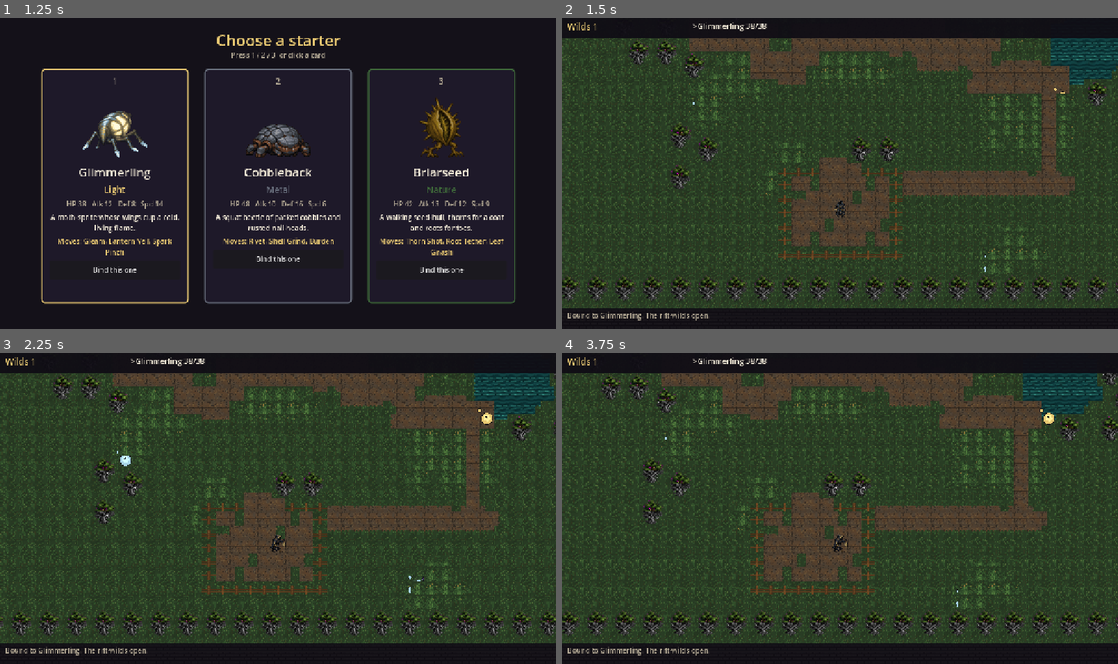
Above: before the commit, frames 1-4 (two rows, left to right).
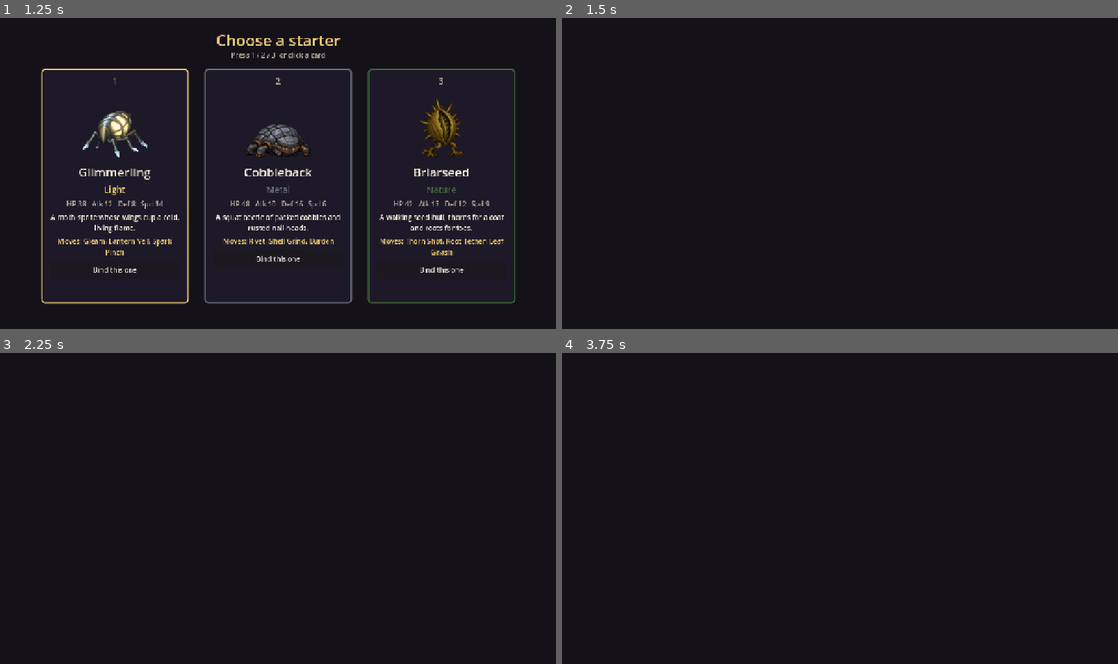
Above: after the commit, the same moments.

Repository: Ghostknife99/wyrdling
Game: Godot game, scene res://main.tscn
The game is run twice, just before and just after one commit, with the same random seed, the same clock (stepped at 60 frames per second) and the same inputs.
Inputs (mouse positions are in pixels of both pictures, inside the frame that each line leads up to):
- Up to frame 1 (1.25 s): click "Begin a Run" at 0.5 s
- Up to frame 2 (1.5 s): click "Bind this one" at 1.25 s
- Up to frame 3 (2.25 s): tap Enter (ui_accept) at 2 s; move the mouse to (400, 492) at 2.02 s; hold Right from 2.03 s (still down); tap Keypad Enter at 2.1 s; click (400, 492) at 2.17 s
- Up to frame 4 (3.75 s): tap Enter (ui_accept) at 2.27, 2.75, 3.5 s; release Right at 2.75 s; drag from (728, 524) to (812, 570) at 2.77 s; move the mouse to (895, 440) at 3.52 s; hold Right from 3.53 s (still down); tap 1 at 3.6 s

Frame 1 is identical in both runs. In frame 2, 85% of the frame differs, in the area x 0-100%, y 1-98%; in frame 3, 85%; in frame 4, 85%.
Error after the commit: Parse Error: Identifier "role" not declared in the current scope. (res://src/dungeon/dungeon.gd:201)

Commit message:
Use Arthur's uncommon Storm batch creature art.

Diff:
--- a/src/autoload/game_state.gd
+++ b/src/autoload/game_state.gd
@@ -157,7 +157,20 @@
 	if grid.is_empty():
 		return false
 	var t: int = int(grid[p.y][p.x])
-	return t == 1 or t == 2 or t == 3 or t == 5
+	if not (t == 1 or t == 2 or t == 3 or t == 5):
+		return false
+	return not prop_blocks(p)
+
+
+func prop_blocks(p: Vector2i) -> bool:
+	for f in fence:
+		if f["pos"] == p:
+			return true
+	for nw in trees:
+		var tpos: Vector2i = nw
+		if p.x >= tpos.x and p.x <= tpos.x + 1 and p.y >= tpos.y and p.y <= tpos.y + 1:
+			return true
+	return false
 
 
 func occupied_by_wild(p: Vector2i, skip: int = -1) -> bool:
--- a/src/dungeon/dungeon.gd
+++ b/src/dungeon/dungeon.gd
@@ -185,7 +185,6 @@
 		for x in gw:
 			var t: int = int(GameState.grid[y][x])
 			var dest := Rect2(x * TILE, y * TILE, TILE, TILE)
-			var role := _tree_role(x, y)
 			match t:
 				CLIFF:
 					_blit("cliff", dest)
@@ -216,11 +215,6 @@
 			if t == GRASS or t == PATH or t == TALLGRASS or t == STAIRS:
 				_draw_cliff_top(x, y, dest)
 
-	for nw in GameState.trees:
-		var tp: Vector2i = nw
-		_blit("tree_sw", Rect2(tp.x * TILE, (tp.y + 1) * TILE, TILE, TILE))
-		_blit("tree_se", Rect2((tp.x + 1) * TILE, (tp.y + 1) * TILE, TILE, TILE))
-
 	# 2. Fence deco from map_gen kinds (h/v/post + yard corners)
 	for f in GameState.fence:
 		_draw_fence_kind(f["pos"], str(f["kind"]))
@@ -375,12 +369,6 @@
 
 
 func _draw_tree_canopy(tp: Vector2i) -> void:
-	var nw_tex: Texture2D = _ow("tree_nw")
-	var ne_tex: Texture2D = _ow("tree_ne")
-	if nw_tex and ne_tex:
-		draw_texture_rect(nw_tex, Rect2(tp.x * TILE, tp.y * TILE, TILE, TILE), false)
-		draw_texture_rect(ne_tex, Rect2((tp.x + 1) * TILE, tp.y * TILE, TILE, TILE), false)
-		return
 	var tree_tex: Texture2D = _ow("tree")
 	if tree_tex:
 		draw_texture_rect(tree_tex, Rect2(tp.x * TILE, tp.y * TILE, TILE * 2, TILE * 2), false)
--- a/src/dungeon/map_gen.gd
+++ b/src/dungeon/map_gen.gd
@@ -47,17 +47,17 @@
 	var fence: Array = []
 	var south_y: int = cy + ch - 1
 	var east_x: int = cx + cw - 1
-	_stamp_fence(grid, fence, Vector2i(cx, cy), width, height)
-	_stamp_fence(grid, fence, Vector2i(east_x, cy), width, height)
-	_stamp_fence(grid, fence, Vector2i(cx, south_y), width, height)
-	_stamp_fence(grid, fence, Vector2i(east_x, south_y), width, height)
+	_stamp_fence(grid, fence, Vector2i(cx, cy), width, height, "nw")
+	_stamp_fence(grid, fence, Vector2i(east_x, cy), width, height, "ne")
+	_stamp_fence(grid, fence, Vector2i(cx, south_y), width, height, "sw")
+	_stamp_fence(grid, fence, Vector2i(east_x, south_y), width, height, "se")
 	for y in range(cy + 1, south_y):
-		_stamp_fence(grid, fence, Vector2i(cx, y), width, height)
-		_stamp_fence(grid, fence, Vector2i(east_x, y), width, height)
+		_stamp_fence(grid, fence, Vector2i(cx, y), width, height, "v")
+		_stamp_fence(grid, fence, Vector2i(east_x, y), width, height, "v")
 	for x in range(cx + 1, east_x):
-		_stamp_fence(grid, fence, Vector2i(x, south_y), width, height)
+		_stamp_fence(grid, fence, Vector2i(x, south_y), width, height, "h")
 		if x != opening.x and absi(x - opening.x) > 1:
-			_stamp_fence(grid, fence, Vector2i(x, cy), width, height)
+			_stamp_fence(grid, fence, Vector2i(x, cy), width, height, "h")
 
 	grid[start.y][start.x] = DIRT
 	grid[opening.y][opening.x] = DIRT
@@ -184,14 +184,14 @@
 	return x >= 2 and y >= 2 and x < width - 2 and y < height - 2
 
 
-static func _stamp_fence(grid: Array, fence: Array, pos: Vector2i, width: int, height: int) -> void:
+static func _stamp_fence(grid: Array, fence: Array, pos: Vector2i, width: int, height: int, kind: String = "post") -> void:
 	if not _inner(pos.x, pos.y, width, height):
 		return
 	grid[pos.y][pos.x] = FENCE
 	for f in fence:
 		if f["pos"] == pos:
 			return
-	fence.append({"pos": pos, "kind": "post"})
+	fence.append({"pos": pos, "kind": kind})
 
 
 static func _blocked_prop(p: Vector2i, trees: Array) -> bool:
--- a/src/smoke/capture_gameplay.gd
+++ b/src/smoke/capture_gameplay.gd
@@ -36,7 +36,7 @@
 
 	var parked: Array = gs.wilds
 	gs.wilds = []
-	_pan_along_dirt(dungeon, 18)
+	_pan_along_dirt(dungeon, 15)
 	await _wait_frames(10)
 	await _capture_pair()
 	print("player_pos=", gs.player_pos, " stairs=", gs.stairs_pos)
@@ -127,6 +127,14 @@
 				found = true
 		if not found or best == from:
 			break
+		if best.x > from.x:
+			dungeon.last_dir = "right"
+		elif best.x < from.x:
+			dungeon.last_dir = "left"
+		elif best.y < from.y:
+			dungeon.last_dir = "up"
+		else:
+			dungeon.last_dir = "down"
 		gs.player_pos = best
 	if dungeon.has_method("_refresh"):
 		dungeon._refresh()
--- a/src/smoke/smoke_test.gd
+++ b/src/smoke/smoke_test.gd
@@ -67,12 +67,14 @@
 	failed += _expect(wc >= 4 and wc <= 8, "4-8 wilds (got %d)" % wc)
 	failed += _expect(gs.wild_at(gs.player_pos) < 0, "no wild on player")
 	failed += _expect(_no_legend_myth(gs, db), "floor 1 wilds exclude legendary/mythical")
-	failed += _expect(gs.MAP_W > 40 and gs.MAP_H > 21, "map larger than 40x21 (got %dx%d)" % [gs.MAP_W, gs.MAP_H])
+	failed += _expect(gs.MAP_W == 64 and gs.MAP_H == 48, "map 64x48 (got %dx%d)" % [gs.MAP_W, gs.MAP_H])
 	failed += _expect(_has_tile(gs, 5), "TALLGRASS on floor 1")
 	failed += _expect(_has_tile(gs, 3), "PATH on floor 1")
 	failed += _expect(_has_tile(gs, 4), "water on floor 1")
 	failed += _expect(gs.player_pos != gs.stairs_pos, "start != stairs")
 	failed += _expect(_path_exists(gs), "walkable path from start to stairs")
+	failed += _expect(gs.trees.size() > 0, "trees placed (got %d)" % gs.trees.size())
+	failed += _expect(_fence_corners(gs), "fence yard corners nw/ne/sw/se")
 
 	gs.descend()
 	var wc2: int = gs.wilds.size()
@@ -161,6 +163,13 @@
 	return false
 
 
+func _fence_corners(gs: Node) -> bool:
+	var seen: Dictionary = {}
+	for f in gs.fence:
+		seen[str(f["kind"])] = true
+	return seen.get("nw", false) and seen.get("ne", false) and seen.get("sw", false) and seen.get("se", false)
+
+
 func _no_legend_myth(gs: Node, db: Node) -> bool:
 	for w in gs.wilds:
 		var c: WyrdlingCreature = w["creature"]
Binary file changed: art/creatures/hailvolt.png
Binary file changed: art/creatures/lodestoneel.png
Binary file changed: art/creatures/rainwyrm.png
Binary file changed: art/creatures/shearwing.png
Binary file changed: art/creatures/staticurl.png
Binary file changed: art/creatures/stormbeetle.png
Not shown, changed: README.md
